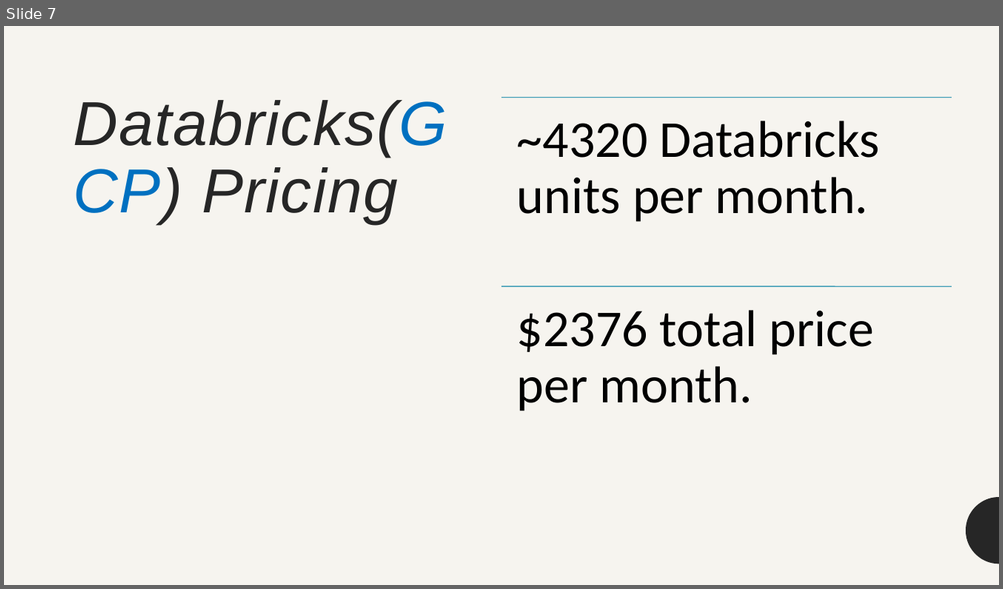
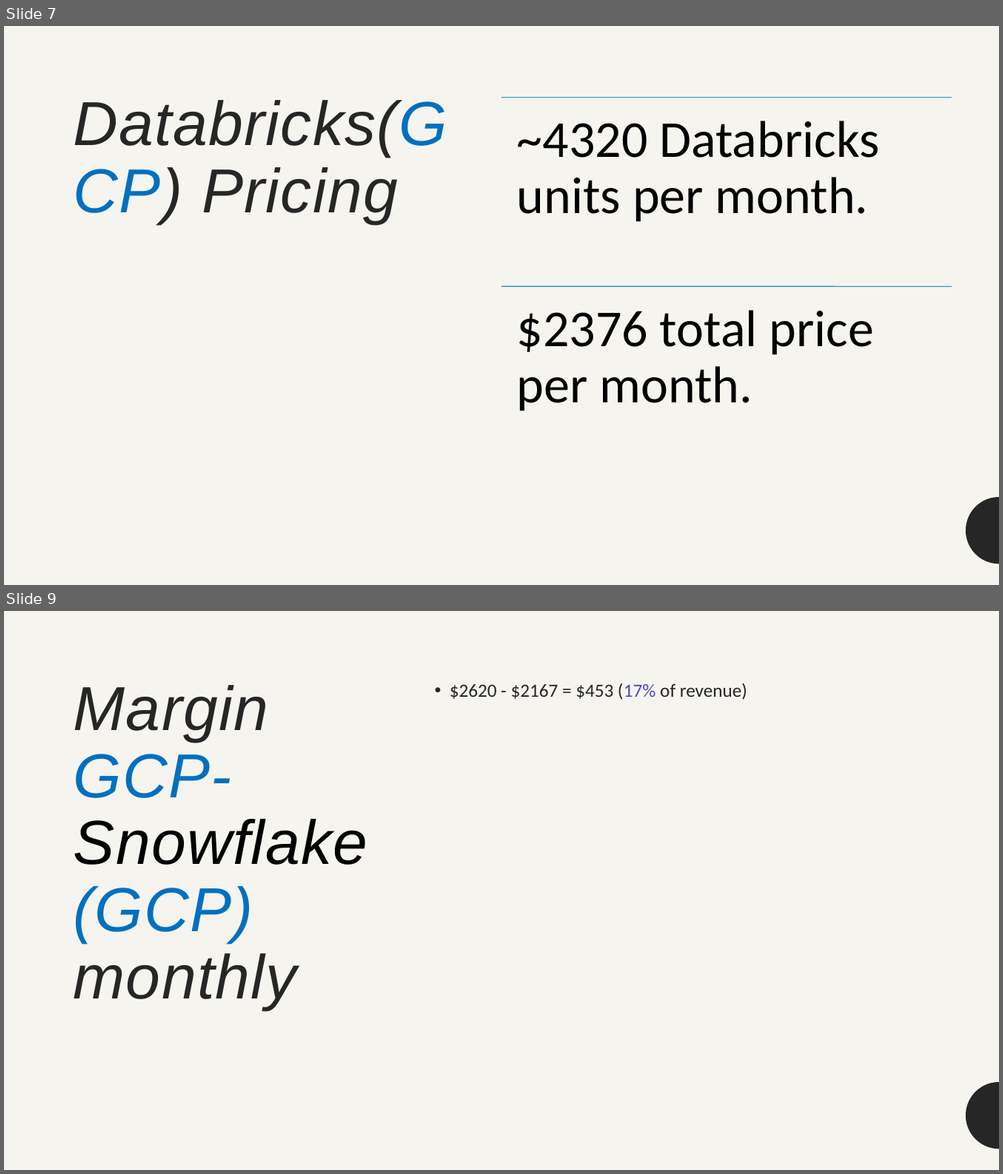
Before and after one commit to Warglaive/SaaS-MachineLearningPlatform-Research, a slide deck: Simple use case cost comparison/ResearchCostMLLibraries.pptx. Shown one above the other, each under a label of ours: slide 7 before the commit, slides 7 and 9 after it; the slides between them are not shown. The pictures are 1003x589 and 1003x1174 pixels, drawn with LibreOffice and Linux fonts; fonts in the diff are those of the drawing. Boxes give left, top, right and bottom in pixels: in the first picture for what was removed or moved away, otherwise in the second. Text is boxed around its words. In the diff, an @@ line names an element or a change of style, - is before the commit and + after.

```diff
--- a/Simple use case cost comparison/ResearchCostMLLibraries.pptx
+++ b/Simple use case cost comparison/ResearchCostMLLibraries.pptx
@@ slide 9 added at (4, 611, 999, 1170), background #F6F4EF; not listed: 1 template element that a slide beside it also shows @@
@@ title added at (74, 685, 368, 1010), 60 pt, text #262626, italic @@
+Margin GCP- Snowflake(GCP) monthly
@@ text added at (449, 683, 747, 700), 18 pt, text #262626 @@
+• $2620 - $2167 = $453 (17% of revenue)
```
Also in this commit, not shown: 1 slide changed, 1 other slide added.
